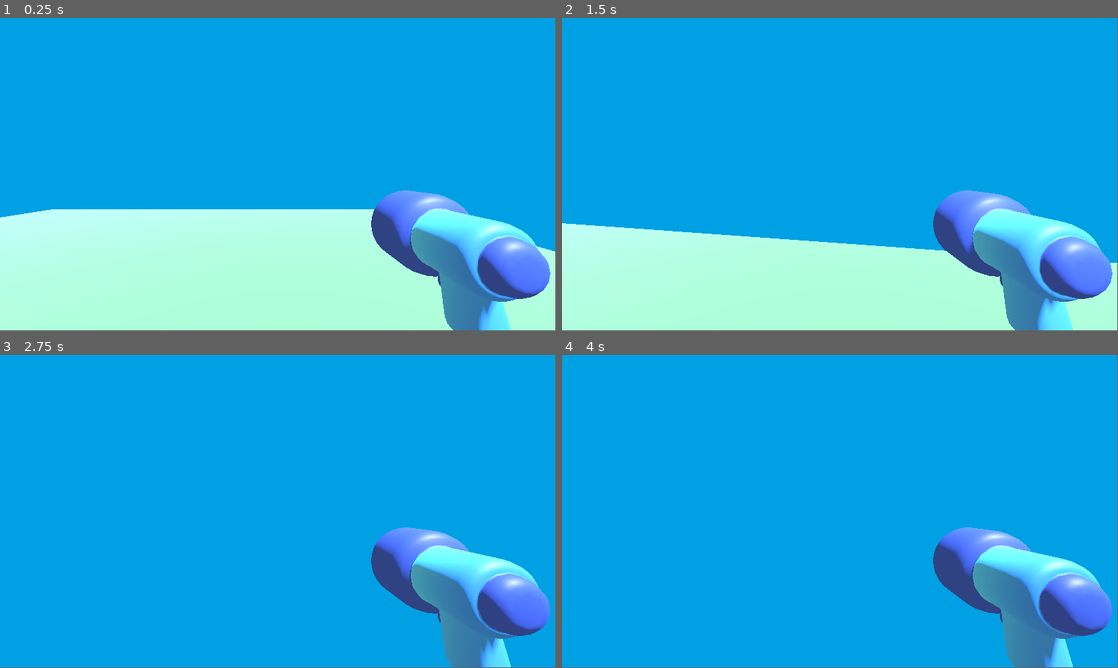
Above: before the commit, frames 1-4 (two rows, left to right).
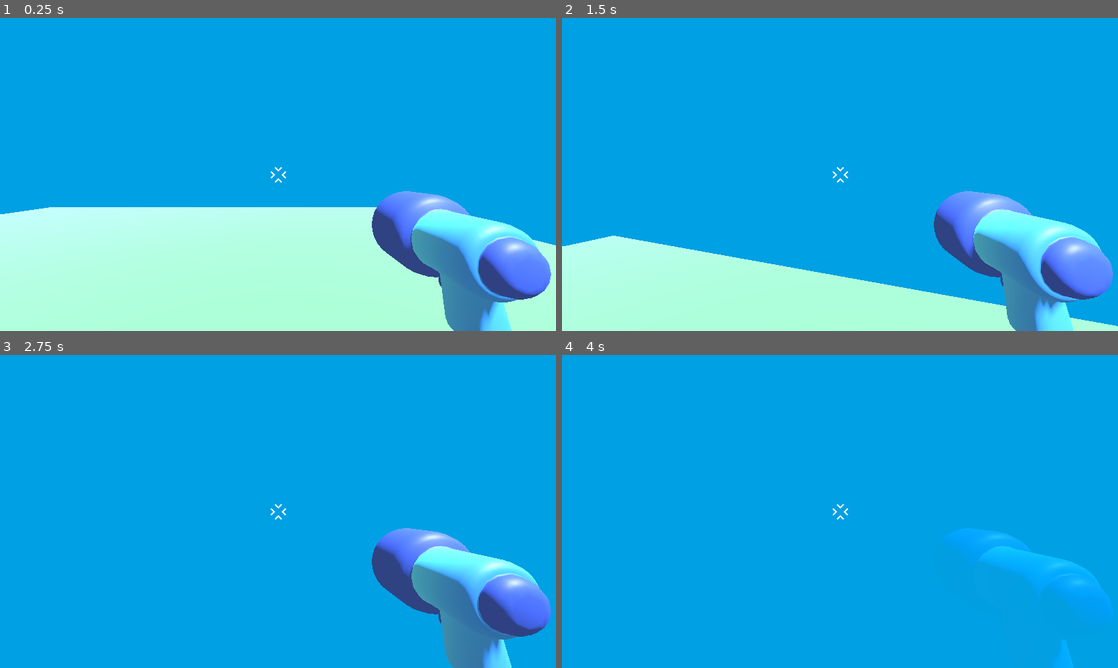
Above: after the commit, the same moments.

Repository: AdithyaAnand42/3Dgame
Game: Godot game, scene res://Assets/level/temporary_level.tscn
The game is run twice, just before and just after one commit, with the same random seed, the same clock (stepped at 60 frames per second) and the same inputs.
Inputs (mouse positions are in pixels of both pictures, inside the frame that each line leads up to):
- Up to frame 1 (0.25 s): no input
- Up to frame 2 (1.5 s): tap Enter at 0.5 s; move the mouse to (867, 171) at 0.52 s; hold W (move_forward) from 0.53 s (still down); tap Space (jump, bound only after the commit) at 0.6, 0.77, 1.07, 1.35 s; move the mouse to (812, 174) at 1.27 s
- Up to frame 3 (2.75 s): keep holding W (move_forward); tap Space (jump, bound only after the commit) at 1.52, 1.82, 2.1 s; move the mouse to (289, 505) at 2.02 s
- Up to frame 4 (4 s): keep holding W (move_forward); move the mouse to (834, 514) at 2.77 s; tap Space (jump, bound only after the commit) at 2.85, 3.02, 3.32, 3.6, 3.77 s; move the mouse to (878, 514) at 3.52 s
In our replay, the window is 799x449 before the commit and 800x450 after it. These sizes can differ from the game's own. Grey fills any space a smaller window leaves; there, only what the larger window draws over its background counts as a difference.

The runs differ from the first frame. In frame 1, 1.2% of the frame differs, in the area x 0-100%, y 47-100%; in frame 2, 8.6%; in frame 3, 0.8%; in frame 4, 8.6%.

Commit message:
vid5
jump

Diff:
--- a/Assets/player/player.gd
+++ b/Assets/player/player.gd
@@ -31,4 +31,8 @@
 	velocity.x = direction.x * SPEED
 	velocity.z = direction.z * SPEED
 
+	velocity.y -= 20.0 * delta
+	if Input.is_action_just_pressed("jump") and is_on_floor():
+		velocity.y = 10.0
+
 	move_and_slide()
--- a/Assets/player/player.tscn
+++ b/Assets/player/player.tscn
@@ -1,7 +1,8 @@
-[gd_scene load_steps=4 format=3 uid="uid://daeiu7rty214m"]
+[gd_scene load_steps=5 format=3 uid="uid://daeiu7rty214m"]
 
 [ext_resource type="PackedScene" uid="uid://djj25te7fyyu7" path="res://Assets/player/simple_gun/gun_model.glb" id="1_2cccr"]
 [ext_resource type="Script" uid="uid://d36l2sy06ouyr" path="res://Assets/player/player.gd" id="1_mvygl"]
+[ext_resource type="Texture2D" uid="uid://bambmf46v07qi" path="res://Assets/player/reticle.png" id="3_si71x"]
 
 [sub_resource type="CapsuleShape3D" id="CapsuleShape3D_lwod6"]
 radius = 0.42476
@@ -21,3 +22,18 @@
 [node name="gun_model" parent="Camera3D" instance=ExtResource("1_2cccr")]
 unique_name_in_owner = true
 transform = Transform3D(-0.710364, 0, 0.0137637, 0, 0.710497, 0, -0.0137637, 0, -0.710364, 0.813428, -0.339347, -0.958539)
+
+[node name="Reticle" type="TextureRect" parent="."]
+anchors_preset = 8
+anchor_left = 0.5
+anchor_top = 0.5
+anchor_right = 0.5
+anchor_bottom = 0.5
+offset_left = -29.0
+offset_top = -29.0
+offset_right = 29.0
+offset_bottom = 29.0
+grow_horizontal = 2
+grow_vertical = 2
+texture = ExtResource("3_si71x")
+expand_mode = 1
--- a/project.godot
+++ b/project.godot
@@ -14,6 +14,13 @@
 run/main_scene="uid://dp7sxe5xl5shk"
 config/features=PackedStringArray("4.4", "Mobile")
 config/icon="res://icon.svg"
+
+[display]
+
+window/size/viewport_width=1920
+window/size/viewport_height=1080
+window/size/mode=3
+window/stretch/mode="viewport"
 
 [input]
 
@@ -37,6 +44,11 @@
 "events": [Object(InputEventKey,"resource_local_to_scene":false,"resource_name":"","device":-1,"window_id":0,"alt_press …(192 unchanged characters)…
 ]
 }
+jump={
+"deadzone": 0.5,
+"events": [Object(InputEventKey,"resource_local_to_scene":false,"resource_name":"","device":-1,"window_id":0,"alt_pressed":false,"shift_pressed":false,"ctrl_pressed":false,"meta_pressed":false,"pressed":false,"keycode":0,"physical_keycode":32,"key_label":0,"unicode":32,"location":0,"echo":false,"script":null)
+]
+}
 
 [rendering]
 
